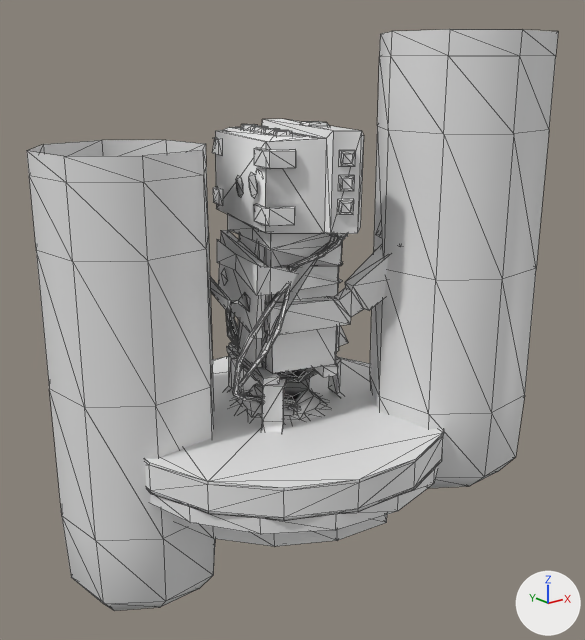
What one commit did to the glTF model assets/Projector/P1.glb.
Before and after are seen from a 50 mm camera at (-0.045, -1.256, 3.015) aimed at (1.176, 0.271, 2.404). The lights are fixed; the arrows at lower right show +X, +Y and +Z. Mesh edges are drawn as thin lines. Where no turn or scale is listed for an object, it has been applied to the vertices. Vertices at the same position are counted once.

The scene before the commit, as lines of its bpy script (objects in view):
```python
ob_cube_002 = bpy.data.objects.new('Cube.002', me_cube_002)
ob_cube_002.location = (0.804, 0.42, 2.274)
ob_cube_003 = bpy.data.objects.new('Cube.003', me_cube_003)
ob_cube_003.location = (1.522, 0.057, 2.52)
ob_cylinder_001 = bpy.data.objects.new('Cylinder.001', me_cylinder_003)
ob_cylinder_001.location = (1.146, 0.281, 2.226)
ob_cylinder_002 = bpy.data.objects.new('Cylinder.002', me_cylinder_005)
ob_cylinder_002.location = (1.146, 0.281, 2.346)
ob_cylinder_003 = bpy.data.objects.new('Cylinder.003', me_cylinder_013)
ob_cylinder_003.location = (1.146, 0.281, 2.242)
ob_structure_hea_playership_v4_nearproxy_002 = bpy.data.objects.new('Structure_HEA_PlayerShip_v4_NearProxy.002', me_structure_hea_playership_v4_nearproxy_002)
ob_structure_hea_playership_v4_nearproxy_002.location = (0.394, 1.409, 3.855)
```
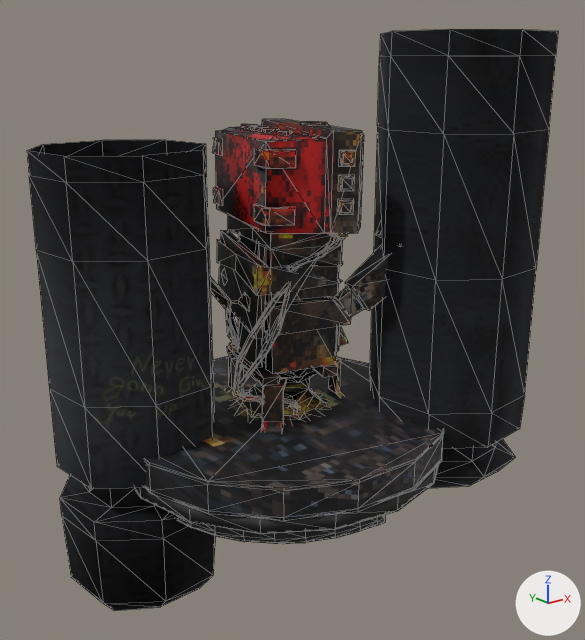
Location of each change, (x1, y1, x2, y2) in pixels of the pictures (585 x 640 px):
'Cylinder.001', recoloured (white to black)
    both: (145, 357, 444, 544)
'Cylinder.003', reshaped
    before: (150, 466, 438, 534)
    after: (135, 465, 439, 534)
'Cylinder.002', reshaped (6% shorter)
    before: (174, 515, 387, 546)
    after: (177, 515, 386, 544)
part 1 of me_cube_002, added (black)
    after: (50, 366, 214, 541)
part 2 of me_cube_002, recoloured (grey to black)
    both: (27, 140, 215, 611)
part 3 of me_cube_003, built on
    both: (370, 376, 525, 478)
part 4 of me_cube_003, recoloured (grey to black)
    both: (370, 29, 558, 488)
part 6 of me_structure_hea_playership_v4_nearproxy_002, deleted
    before: (248, 172, 257, 198)
part 7 of me_structure_hea_playership_v4_nearproxy_002, deleted
    before: (236, 176, 243, 197)
part 8 of me_structure_hea_playership_v4_nearproxy_002, recoloured
    both: (210, 119, 389, 432)

What changed in the scene script:
```text
Add mat_material_001:
    mat_material_001 = bpy.data.materials.new('Material.001')
    # uses the picture img_marbel2___копия__2
Add mat_material_023:
    mat_material_023 = bpy.data.materials.new('Material.023')
    # uses the picture img_marbel2___копия
Add mat_material_029:
    mat_material_029 = bpy.data.materials.new('Material.029')
    # uses the picture img_marbel2___копия__2
Add mat_material_028:
    mat_material_028 = bpy.data.materials.new('Material.028')
    # uses the picture img_f1
Add mat_material_026:
    mat_material_026 = bpy.data.materials.new('Material.026')
    # uses the picture img_marbel3___копия
Change me_cylinder_003:
    where me_cylinder_003.from_pydata(...)  # 336 vertices, 668 faces; spans x -0.419..0.419, y -0.419..0.419, z -0.333..-0.056
    add me_cylinder_003.materials.append(mat_material_026)
Change me_cube_002:
    remove me_cube_002.from_pydata(...)  # 57 vertices, 104 faces; spans x -0.193..0.193, y -0.193..0.193, z -0.559..0.568
    add me_cube_002.from_pydata(...)  # 89 vertices, 168 faces; spans x -0.193..0.193, y -0.193..0.193, z -0.559..0.568
    me_cube_002 part 1: 32 vertices added at x -0.193..0.193, y -0.193..0.193, z -0.262..-0.176
    me_cube_002 part 2: 88 faces spanning x -0.193..0.193, y -0.193..0.193, z -0.559..0.568 switch from no material to mat_material_028
Change me_cube_003:
    remove me_cube_003.from_pydata(...)  # 57 vertices, 104 faces; spans x -0.193..0.193, y -0.193..0.193, z -0.559..0.568
    add me_cube_003.from_pydata(...)  # 81 vertices, 152 faces; spans x -0.193..0.193, y -0.193..0.193, z -0.559..0.568
    me_cube_003 part 3
    16 faces are deleted
    24 vertices are added at x -0.189..0.189, y -0.189..0.189, z -0.471..-0.387
    64 new faces join them
    me_cube_003 part 4: 88 faces spanning x -0.193..0.193, y -0.193..0.193, z -0.559..0.568 switch from no material to mat_material_028
Change me_cylinder_005:
    remove me_cylinder_005.from_pydata(...)  # 72 vertices, 144 faces; spans x -0.364..0.364, y -0.364..0.364, z -0.354..-0.279
    add me_cylinder_005.from_pydata(...)  # 1728 vertices, 3456 faces; spans x -0.355..0.355, y -0.363..0.355, z -0.353..-0.28
    me_cylinder_005 part 5: 72 vertices removed from x -0.364..0.364, y -0.364..0.364, z -0.354..-0.279; 1728 vertices added at x -0.355..0.355, y -0.363..0.355, z -0.353..-0.28
    add me_cylinder_005.materials.append(mat_material_029)
Change me_structure_hea_playership_v4_nearproxy_002:
    remove me_structure_hea_playership_v4_nearproxy_002.from_pydata(...)  # 1008 vertices, 1531 faces; spans x 0.499..1.077, y -1.378..-0.825, z -1.851..-0.967
    add me_structure_hea_playership_v4_nearproxy_002.from_pydata(...)  # 984 vertices, 1513 faces; spans x 0.499..1.077, y -1.378..-0.825, z -1.851..-0.967
    me_structure_hea_playership_v4_nearproxy_002 part 6: the loose piece of 8 vertices spanning x 0.617..0.633, y -1.22..-1.165, z -1.122..-1.065 is deleted
    me_structure_hea_playership_v4_nearproxy_002 part 7: the loose piece of 8 vertices spanning x 0.588..0.602, y -1.207..-1.161, z -1.119..-1.071 is deleted
    me_structure_hea_playership_v4_nearproxy_002 part 8: 1513 faces spanning x 0.499..1.077, y -1.378..-0.825, z -1.851..-0.967 switch from no material to mat_material_023
Change me_cylinder_013:
    remove me_cylinder_013.from_pydata(...)  # 72 vertices, 144 faces; spans x -0.418..0.418, y -0.418..0.418, z -0.186..-0.147
    add me_cylinder_013.from_pydata(...)  # 416 vertices, 832 faces; spans x -0.418..0.418, y -0.418..0.418, z -0.186..-0.147
    me_cylinder_013 part 9: 33 vertices moved from x -0.418..0.418, y -0.418..0.418, z -0.186..-0.147 to x -0.418..0.418, y -0.418..0.418, z -0.186..-0.151; 39 vertices removed from x -0.418..0.418, y -0.418..0.418, z -0.186..-0.147; 383 vertices added at x -0.418..0.418, y -0.418..0.418, z -0.186..-0.147
    add me_cylinder_013.materials.append(mat_material_001)
```
